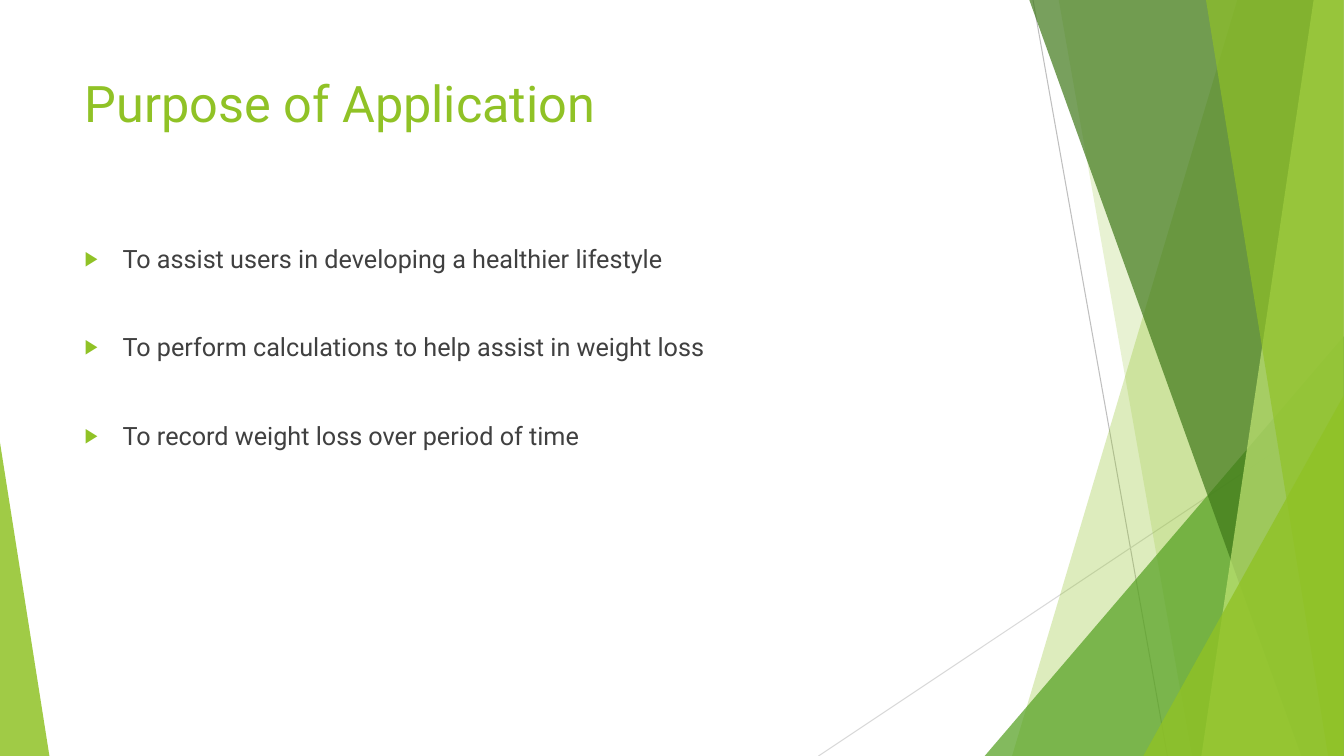
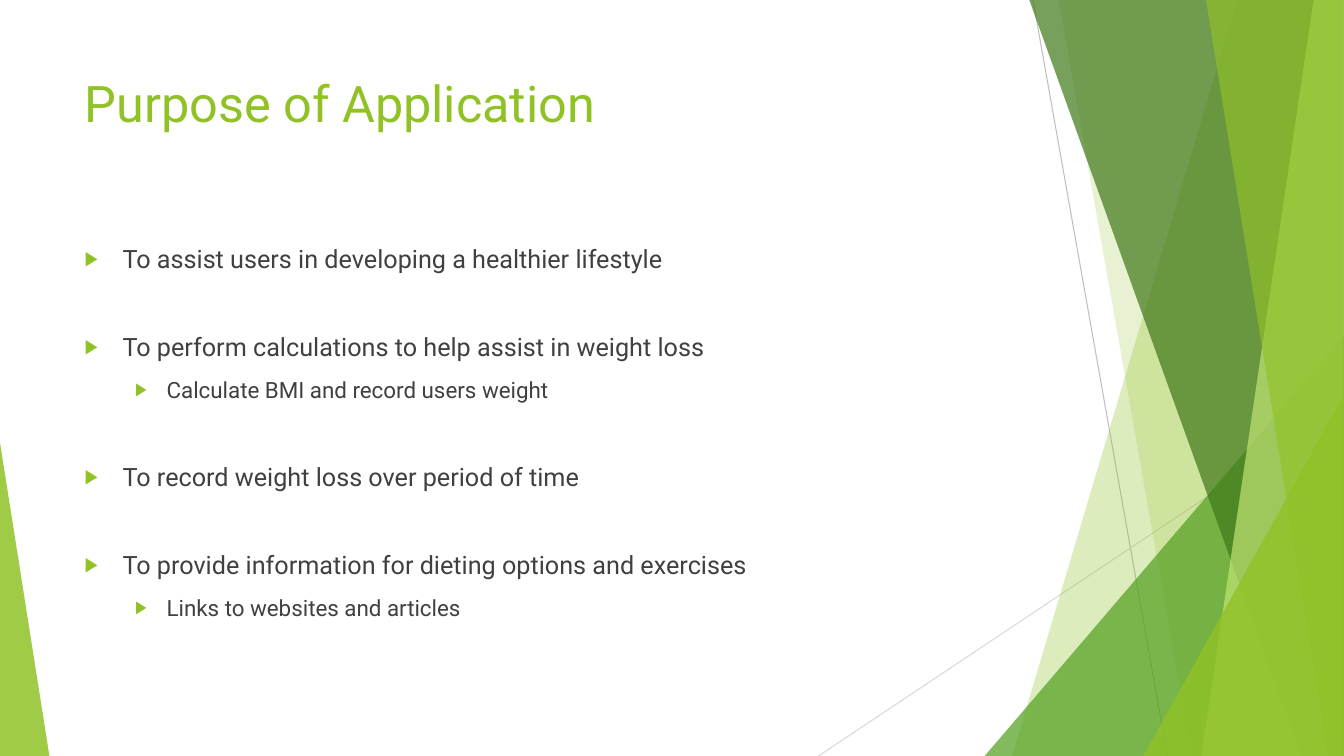
Before and after one commit to BlueNexus/BMITracker, a slide deck: slide 2 of docs/BMI Tracker.pptx. Drawn at 1344x756 pixels with LibreOffice and Linux fonts; fonts in the diff are those of the drawing. Boxes give left, top, right and bottom in pixels: in the first picture for what was removed or moved away, otherwise in the second. Text is boxed around its words. In the diff, an @@ line names an element or a change of style, - is before the commit and + after.

```diff
--- a/docs/BMI Tracker.pptx
+++ b/docs/BMI Tracker.pptx
@@ text at (167, 381, 548, 403): paragraph added @@
+  ▶ Calculate BMI and record users weight
@@ text at (123, 555, 746, 616): paragraphs added @@
+▶ To provide information for dieting options and exercises
+  ▶ Links to websites and articles
```
Also in this commit, not shown: 5 slides added, 9 other files.
